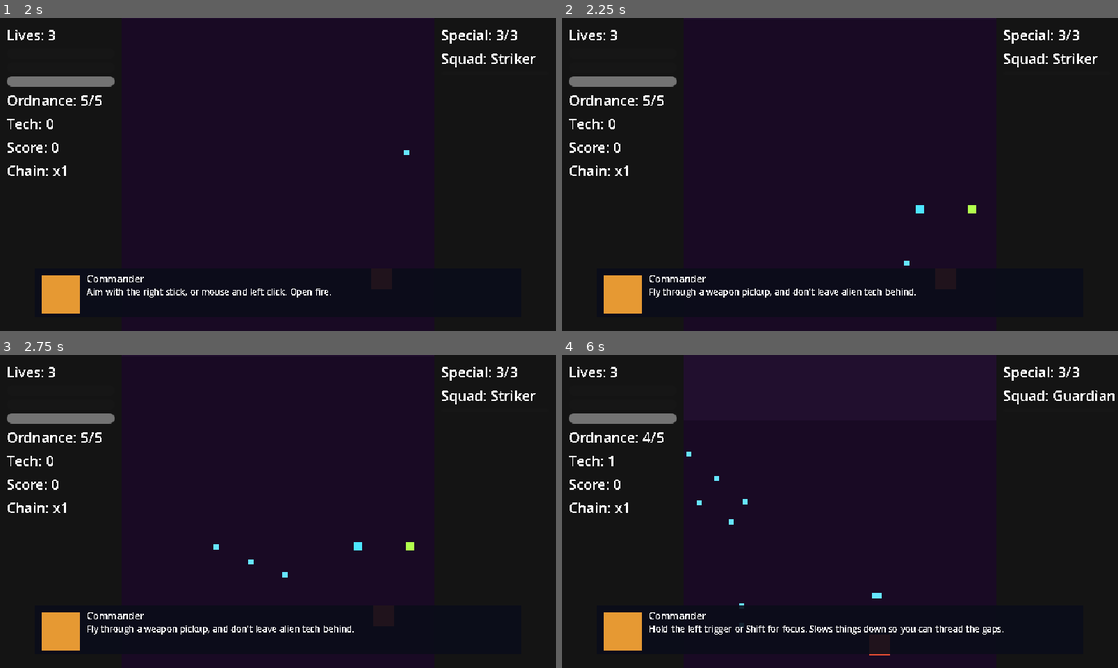
Above: before the commit, frames 1-4 (two rows, left to right).
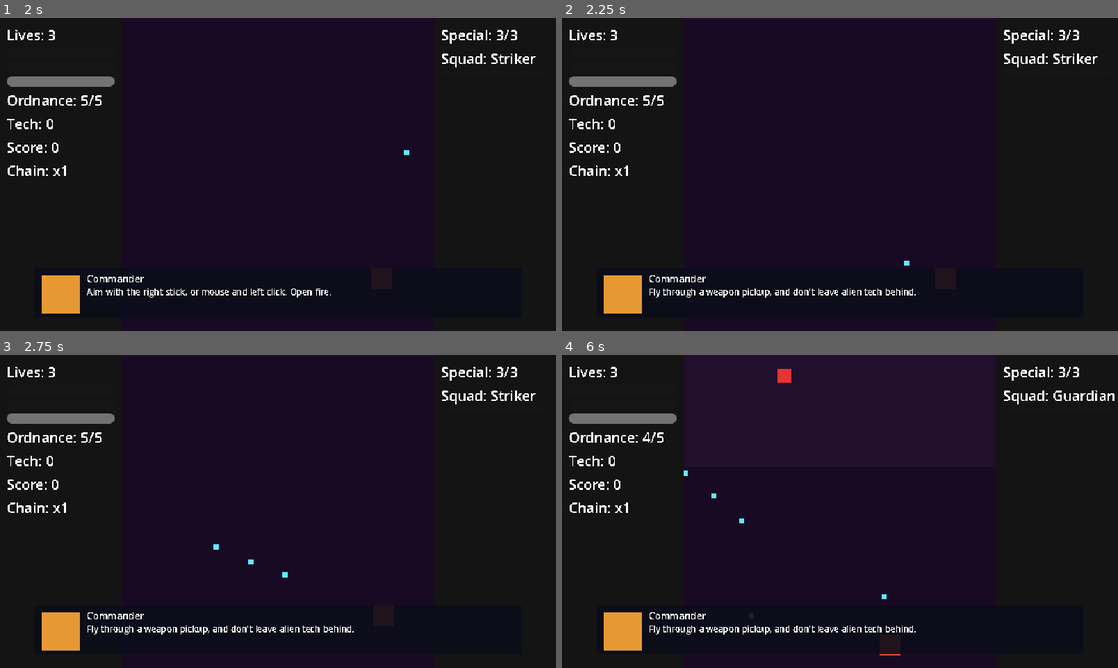
Above: after the commit, the same moments.

Repository: Funfetsunk/terra-intercept
Game: Godot game, scene res://scenes/menus/ship_select.tscn
The game is run twice, just before and just after one commit, with the same random seed, the same clock (stepped at 60 frames per second) and the same inputs.
Inputs (mouse positions are in pixels of both pictures, inside the frame that each line leads up to):
- Up to frame 1 (2 s): click (116, 199) at 0.5 s; tap Enter (ui_accept) at 1.25, 1.52 s; move the mouse to (400, 158) at 1.27 s; hold D (p1_move_right) from 1.28 s (still down); click (400, 158) at 1.35 s
- Up to frame 2 (2.25 s): release D (p1_move_right) at 2 s; drag from (728, 190) to (945, 277) at 2.02 s
- Up to frame 3 (2.75 s): no input
- Up to frame 4 (6 s): move the mouse to (895, 442) at 2.77 s; hold D (p1_move_right) 2.78-3.5 s; hold Space (p1_ordnance) 2.78-3.5 s; drag from (812, 574) to (973, 570) at 3.52 s; move the mouse to (1006, 558) at 4.27 s; hold A (p1_move_left) 4.28-5 s; tap E (p1_squad_next) at 4.35 s; tap Enter (ui_accept) at 4.52 s; drag from (673, 464) to (878, 614) at 5.02 s; move the mouse to (867, 511) at 5.77 s; hold S (p1_move_down) from 5.78 s (still down); click (867, 511) at 5.85 s

Frame 1 is identical in both runs. In frame 2, less than 0.1% of the frame differs, in the area x 63-75%, y 59-63%; in frame 3, less than 0.1%; in frame 4, 0.9%, in the area x 8-80%, y 4-96%.
Error after the commit: Invalid access to property or key 'playfield_rect' on a base object of type 'Node2D (player_ship.gd)'. (res://scripts/systems/tutorial_sequencer.gd:106)

Commit message:
Fix player playfield bounds to match the real 360x360 field
playfield_rect was a stale hardcoded Rect2(152, 12, 336, 336) left
over from before the playfield rework, never updated to match the
Playfield autoload's real rect (140, 0, 360, 360). It drove the
movement clamp and both line-special sweeps, so the player couldn't
reach the true playfield edges and vertical/horizontal specials left
a gap near the border. Now reads bounds from /root/Playfield, same
pattern drone.gd already used.

Co-Authored-By: Claude Sonnet 5 <noreply@anthropic.com>
Claude-Session: https://claude.ai/code/session_01RV6NjfYkb9ah9RXEg66au1

Diff:
--- a/scenes/player/player_ship.gd
+++ b/scenes/player/player_ship.gd
@@ -15,7 +15,6 @@
 signal ordnance_ammo_changed(current: int)
 
 @export var data: ShipData
-@export var playfield_rect: Rect2 = Rect2(152, 12, 336, 336)
 
 var shield_current: float = 0.0
 var hull_current: float = 0.0
@@ -39,6 +38,7 @@
 
 @onready var _bullets: Node = get_node("/root/BulletManager")
 @onready var _game_state: Node = get_node("/root/GameState")
+@onready var _playfield: Node = get_node("/root/Playfield")
 @onready var _special_vfx: Node2D = $SpecialVFX
 
 func _ready() -> void:
@@ -86,8 +86,9 @@
 	var move_vec: Vector2 = Input.get_vector("p1_move_left", "p1_move_right", "p1_move_up", "p1_move_down")
 	_last_move_dir = move_vec.normalized() if move_vec != Vector2.ZERO else Vector2.UP
 	global_position += move_vec * data.move_speed * delta
-	global_position.x = clamp(global_position.x, playfield_rect.position.x, playfield_rect.end.x)
-	global_position.y = clamp(global_position.y, playfield_rect.position.y, playfield_rect.end.y)
+	var bounds: Rect2 = _playfield.rect
+	global_position.x = clamp(global_position.x, bounds.position.x, bounds.end.x)
+	global_position.y = clamp(global_position.y, bounds.position.y, bounds.end.y)
 
 func _process_focus(delta: float) -> void:
 	var held: bool = Input.is_action_pressed("p1_focus")
@@ -230,12 +231,12 @@
 			_bullets.damage_enemies_in_circle(global_position, armed.special_radius, armed.special_damage)
 			_special_vfx.play_circle(armed.special_radius, armed.special_duration)
 		ShipData.SpecialShape.VERTICAL_LINE:
-			var world_rect: Rect2 = Rect2(global_position.x - armed.special_line_thickness * 0.5, playfield_rect.position.y, armed.special_line_thickness, playfield_rect.size.y)
+			var world_rect: Rect2 = Rect2(global_position.x - armed.special_line_thickness * 0.5, _playfield.rect.position.y, armed.special_line_thickness, _playfield.rect.size.y)
 			_bullets.clear_enemy_bullets_in_rect(world_rect)
 			_bullets.damage_enemies_in_rect(world_rect, armed.special_damage)
 			_special_vfx.play_rect(Rect2(world_rect.position - global_position, world_rect.size), armed.special_duration)
 		ShipData.SpecialShape.HORIZONTAL_LINE:
-			var world_rect: Rect2 = Rect2(playfield_rect.position.x, global_position.y - armed.special_line_thickness * 0.5, playfield_rect.size.x, armed.special_line_thickness)
+			var world_rect: Rect2 = Rect2(_playfield.rect.position.x, global_position.y - armed.special_line_thickness * 0.5, _playfield.rect.size.x, armed.special_line_thickness)
 			_bullets.clear_enemy_bullets_in_rect(world_rect)
 			_bullets.damage_enemies_in_rect(world_rect, armed.special_damage)
 			_special_vfx.play_rect(Rect2(world_rect.position - global_position, world_rect.size), armed.special_duration)
